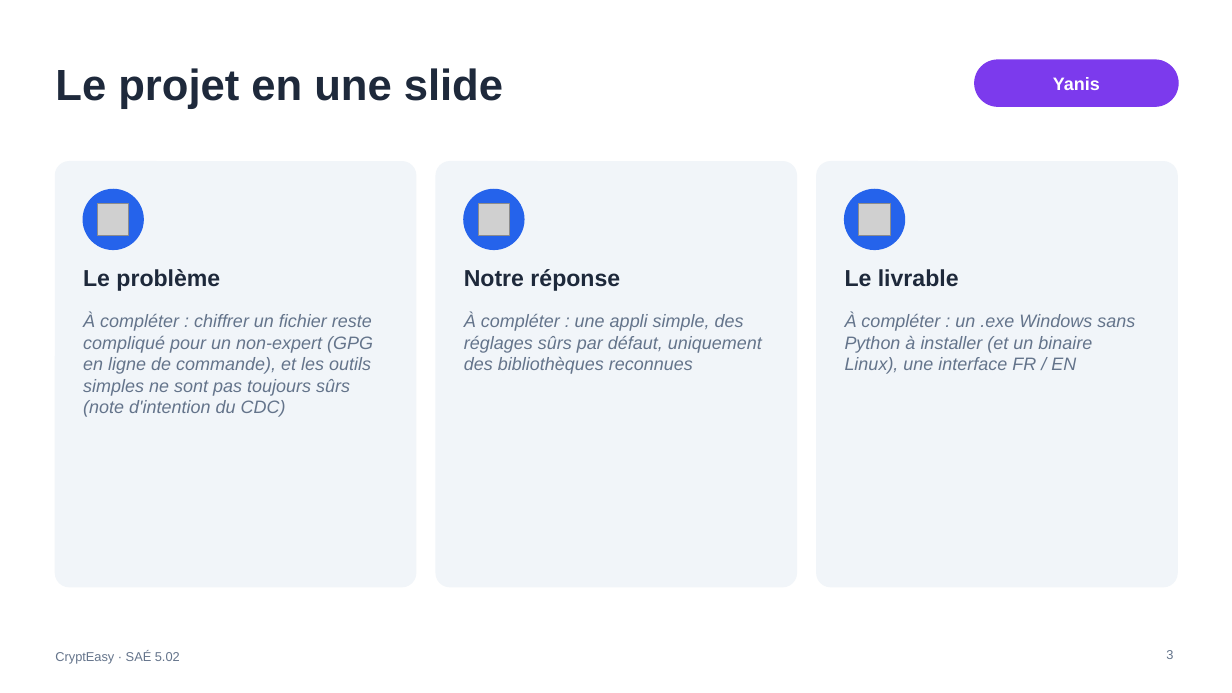
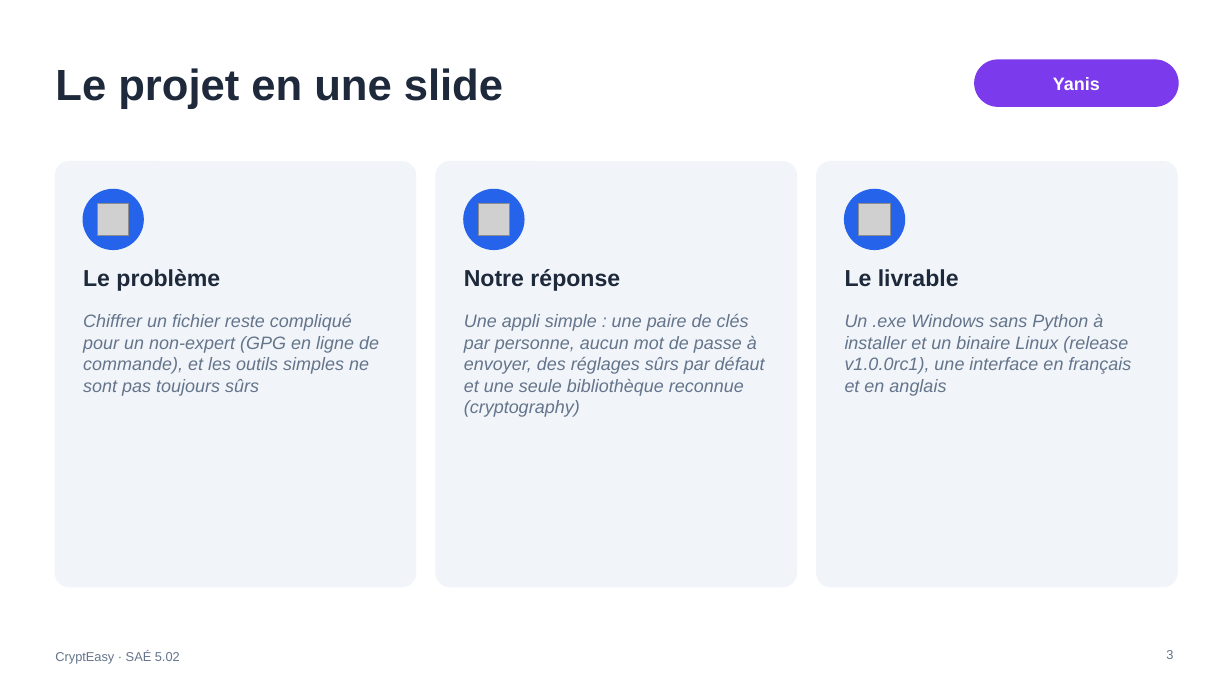
Before and after one commit to DiogoF-Hub/CryptEasy, a slide deck: slide 3 of docs/slides/CryptEasy_Soutenance_modele.pptx. Drawn at 1232x693 pixels with LibreOffice and Linux fonts; fonts in the diff are those of the drawing; grey boxes stand for pictures. Boxes give left, top, right and bottom in pixels: in the first picture for what was removed or moved away, otherwise in the second. Text is boxed around its words. In the diff, an @@ line names an element or a change of style, - is before the commit and + after.

```diff
--- a/docs/slides/CryptEasy_Soutenance_modele.pptx
+++ b/docs/slides/CryptEasy_Soutenance_modele.pptx
@@ text at (83, 314, 379, 396): text changed @@
-À compléter : chiffrer un fichier reste compliqué pour un non-expert (GPG en ligne de commande), et les outils simples ne sont pas toujours sûrs (note d'intention du CDC)
+Chiffrer un fichier reste compliqué pour un non-expert (GPG en ligne de commande), et les outils simples ne sont pas toujours sûrs
@@ text at (464, 314, 765, 417): text changed @@
-À compléter : une appli simple, des réglages sûrs par défaut, uniquement des bibliothèques reconnues
+Une appli simple : une paire de clés par personne, aucun mot de passe à envoyer, des réglages sûrs par défaut et une seule bibliothèque reconnue (cryptography)
@@ text at (845, 314, 1131, 396): text changed @@
-À compléter : un .exe Windows sans Python à installer (et un binaire Linux), une interface FR / EN
+Un .exe Windows sans Python à installer et un binaire Linux (release v1.0.0rc1), une interface en français et en anglais
```
Also in this commit, not shown: 2 other slides changed.
